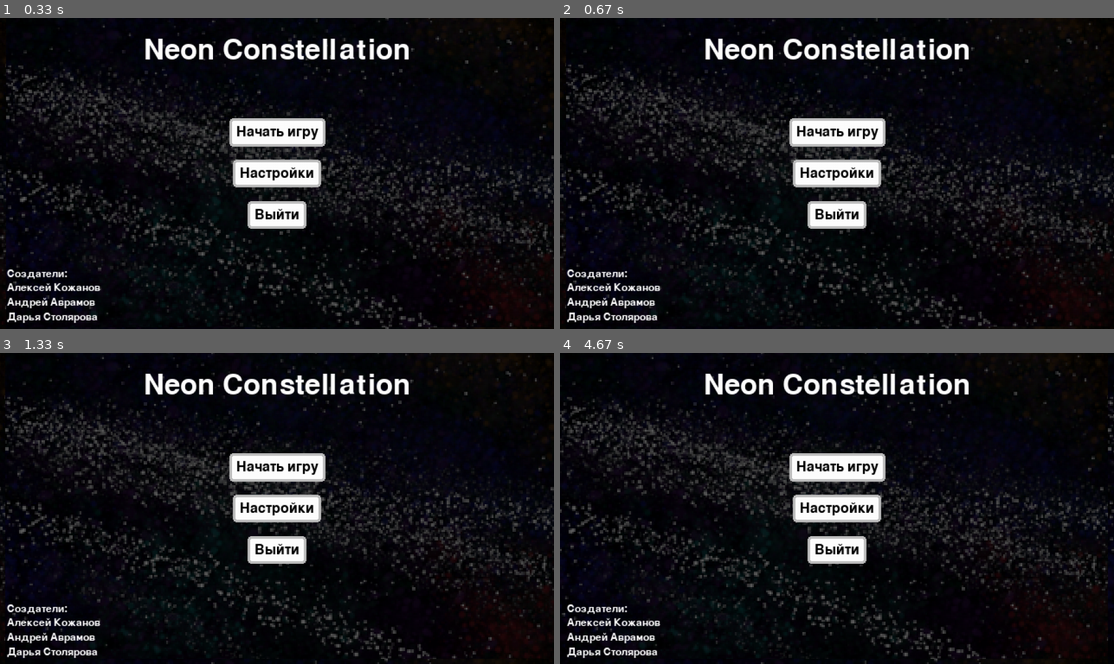
Above: before the commit, frames 1-4 (two rows, left to right).
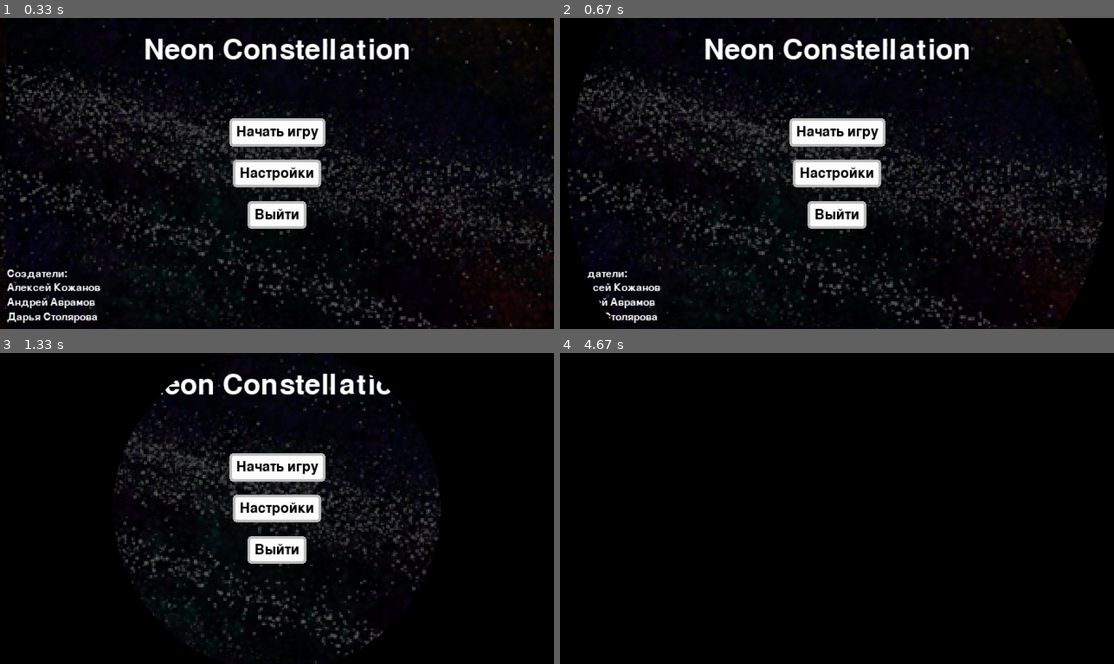
Above: after the commit, the same moments.

Repository: avramovam/PYGAME_PROJECT
Game: pygame game, started from NEON_CONSTELLATION.py
The game is run twice, just before and just after one commit, with the same random seed, the same clock (stepped at 60 frames per second) and the same inputs.
Inputs (mouse positions are in pixels of both pictures, inside the frame that each line leads up to):
- Up to frame 1 (0.33 s): no input
- Up to frame 2 (0.67 s): press the mouse at (837, 133) at 0.37 s; move the mouse to (748, 189) at 0.47 s; release the mouse at (665, 245) at 0.6 s
- Up to frame 3 (1.33 s): tap Enter at 0.67 s
- Up to frame 4 (4.67 s): no input

Frame 1 is identical in both runs. In frame 2, 0.9% of the frame differs, in the area x 0-100%, y 1-100%; in frame 3, 6.7%; in frame 4, 18%, in the area x 0-100%, y 0-100%.

Commit message:
DVLP BUILD #3: 1) простой переход вникуда при нажатии мышкой по кнопке "Начать игру" 2) небольшой фикс парочки штуковин

Diff:
--- a/NEON_CONSTELLATION.py
+++ b/NEON_CONSTELLATION.py
@@ -12,8 +12,8 @@
                                             (Neon Constellation)
 by:                                                                                      version:
     Alexey Kozhanov                                                                               DVLP BUILD
-    Andrey Avramov                                                                                        #2
-    Daria Stolyarova                                                                              02.01.2022
+    Andrey Avramov                                                                                        #3
+    Daria Stolyarova                                                                              03.01.2022
 ''')
 
 pygame.init()
@@ -53,9 +53,15 @@
     target.image = None
     target.angle = 0
     target.offset = 8
+    target.gotofield = 0
+    target.gotofield_step = 0
 
 def BG_step(target):
     target.angle = (target.angle+UPF(30)) % 360
+    if target.gotofield:
+        target.gotofield_step += UPF(1/2) # полный переход за 2 секунды
+    if target.gotofield_step >= 1:
+        engine.rooms.change_current_room(room_field)
 
 def BG_draw_before(target, surface: pygame.Surface):
     #pygame.draw.circle(surface, 'yellow', (2, 2), 5.0)
@@ -65,10 +71,23 @@
     height = surface.get_height()
     for x in ((-1, 0),(0, 1))[ox<0]:     # этот цикл отрисовывает картинку четырежды, чтобы в любом случае
         for y in ((-1, 0),(0, 1))[oy<0]: # замостить полностью холст. ((-1, 0),(0, 1))[ox<0] лишь оптимизирует это
-            surface.blit(target.image, (ox + (x*width),                                                  # - леша
-                                        oy + (y*height)))
-
-EntBG = engine.Entity(event_create=BG_create, event_step=BG_step, event_draw_before=BG_draw_before)
+            surface.blit(target.image, (ox + (x * width),  # - леша
+                                        oy + (y * height)))
+
+def BG_draw_after(target, surface: pygame.Surface):
+    '''Здесь будет рисоваться типо круг перехода из уровня в уровень'''
+    width = surface.get_width()
+    height = surface.get_height()
+    half_diagonal = (((width**2) + (height**2))**0.5) / 2
+    circle_surface = pygame.Surface(surface.get_size(), pygame.SRCALPHA)
+    circle_surface2 = pygame.Surface(surface.get_size(), pygame.SRCALPHA)
+    circle_surface.fill('black')
+    pygame.draw.circle(circle_surface2, 'black', (width/2, height/2), half_diagonal * (1 - target.gotofield_step), 0)
+    circle_surface.blit(circle_surface2, (0, 0), None, pygame.BLEND_RGBA_SUB)
+    surface.blit(circle_surface, (0, 0), None)
+
+EntBG = engine.Entity(event_create=BG_create, event_step=BG_step, event_draw_before=BG_draw_before,
+                      event_draw_after=BG_draw_after)
 #endregion
 #region [MAINMENU TEXT]
 def mm_text_create(target):
@@ -80,7 +99,7 @@
     instance_render_text(target)
 
 
-def mm_text_draw_after(target, surface: pygame.Surface):
+def mm_text_draw(target, surface: pygame.Surface):
     lineoffset = 0
     maxtw = max([x.get_width() for x in target.text])
     for lineindex in range(len(target.text)):
@@ -94,15 +113,19 @@
         else:  # if target.text_align == 1:
             surface.blit(target.text[lineindex], (target.x - (tw//2), target.y - (th//2) + lineoffset))
 
-EntMainMenuText = engine.Entity(event_create=mm_text_create, event_draw_after=mm_text_draw_after)
+EntMainMenuText = engine.Entity(event_create=mm_text_create, event_draw=mm_text_draw)
 #endregion
 #region [MAINMENU BUTTON]
+def mm_button_user0(): # Переход на поле
+    bg1.gotofield = 1
+
 def mm_button_create(target):
     target.x, target.y = 0, 0
     target.font = font_default
     target.string = 'Sample Text'
     target.text_color = 'black'
     instance_render_text(target)
+    target.press_link = None
 
 def mm_button_draw(target, surface: pygame.Surface):
     tw = target.text[0].get_width()
@@ -116,13 +139,26 @@
     pygame.draw.rect(surface, 'gray',  rect_coords, 3, *full_rounding) # обводка задника
     surface.blit(target.text[0], text_coords)
 
+def mm_button_mouse_pressed(target, mousepos, buttonid):
+    tw = target.text[0].get_width()
+    th = target.text[0].get_height()
+    fs = 16  # размер поля между прямоугольником и текстом
+    xrange = target.x - ((tw+fs)//2) <= mousepos[0] <= target.x + ((tw+fs)//2)
+    yrange = target.y - ((th+fs)//2) <= mousepos[1] <= target.y + ((th+fs)//2)
+    if xrange and yrange:
+        if target.press_link is not None:
+            target.press_link()
+
 # EntMainMenuButton копирует метод создания и рендера текста из EntGameTitle
-EntMainMenuButton = engine.Entity(event_create=mm_button_create, event_draw=mm_button_draw)
+EntMainMenuButton = engine.Entity(event_create=mm_button_create, event_draw=mm_button_draw,
+                                  event_mouse_pressed=mm_button_mouse_pressed)
 #endregion
 #endregion
 
 #region [ОБЪЯВЛЕНИЕ ROOM]
 room_mainmenu = engine.Room([EntBG, EntMainMenuText, EntMainMenuButton])
+
+room_field = engine.Room([])
 
 engine.rooms.change_current_room(room_mainmenu)
 #endregion
@@ -151,18 +187,19 @@
 mmb1.y = screen.get_canvas_halfheight() - 48
 mmb1.string = 'Начать игру'
 instance_render_text(mmb1)
-
-mmb1 = EntMainMenuButton.instance()
-mmb1.x = screen.get_canvas_halfwidth()
-mmb1.y = screen.get_canvas_halfheight()
-mmb1.string = 'Настройки'
-instance_render_text(mmb1)
-
-mmb1 = EntMainMenuButton.instance()
-mmb1.x = screen.get_canvas_halfwidth()
-mmb1.y = screen.get_canvas_halfheight() + 48
-mmb1.string = 'Выйти'
-instance_render_text(mmb1)
+mmb1.press_link = mm_button_user0
+
+mmb2 = EntMainMenuButton.instance()
+mmb2.x = screen.get_canvas_halfwidth()
+mmb2.y = screen.get_canvas_halfheight()
+mmb2.string = 'Настройки'
+instance_render_text(mmb2)
+
+mmb3 = EntMainMenuButton.instance()
+mmb3.x = screen.get_canvas_halfwidth()
+mmb3.y = screen.get_canvas_halfheight() + 48
+mmb3.string = 'Выйти'
+instance_render_text(mmb3)
 #endregion
 
 #region [КОНСТАНТЫ, ПЕРЕМЕННЫЕ И Т.Д.]
@@ -179,6 +216,16 @@
             game_running = 0
         elif event.type == pygame.VIDEORESIZE: # изменение размера экрана
             screen.update_screen((event.w, event.h))
+        elif event.type == pygame.MOUSEMOTION:
+            engine.rooms.current_room.do_mouse_moved(screen.get_mousepos_on_canvas(event.pos))
+        elif event.type == pygame.MOUSEBUTTONDOWN:
+            engine.rooms.current_room.do_mouse_pressed(screen.get_mousepos_on_canvas(event.pos), event.button)
+        elif event.type == pygame.MOUSEBUTTONUP:
+            engine.rooms.current_room.do_mouse_released(screen.get_mousepos_on_canvas(event.pos), event.button)
+        elif event.type == pygame.KEYDOWN:
+            engine.rooms.current_room.do_kb_pressed(event.key)
+        elif event.type == pygame.KEYUP:
+            engine.rooms.current_room.do_kb_released(event.key)
 
 
     screen.get_canvas().fill('black')
